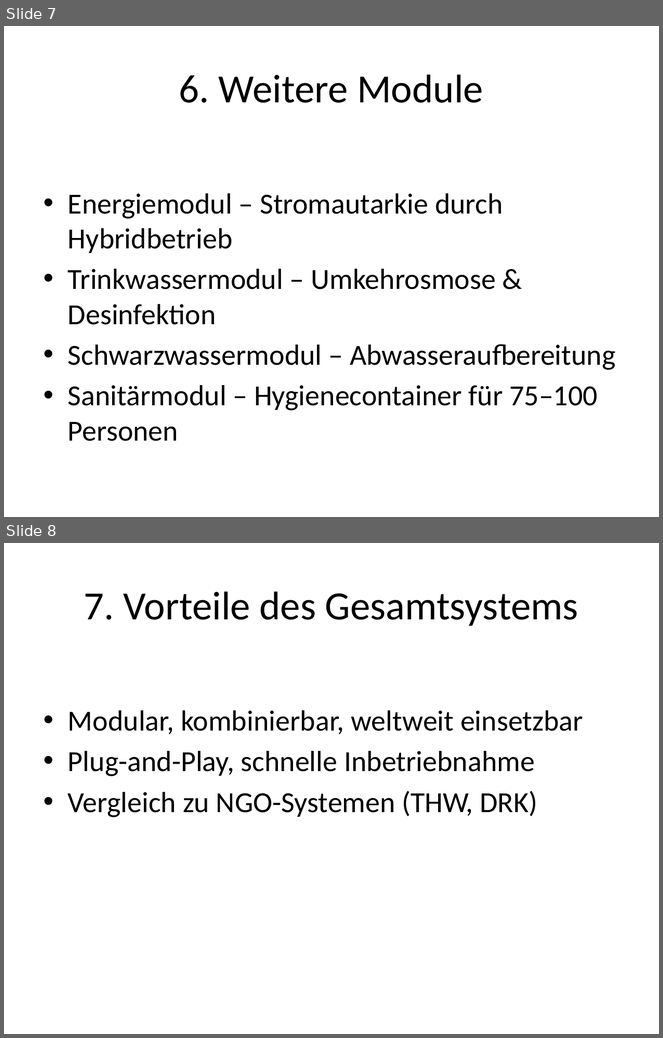
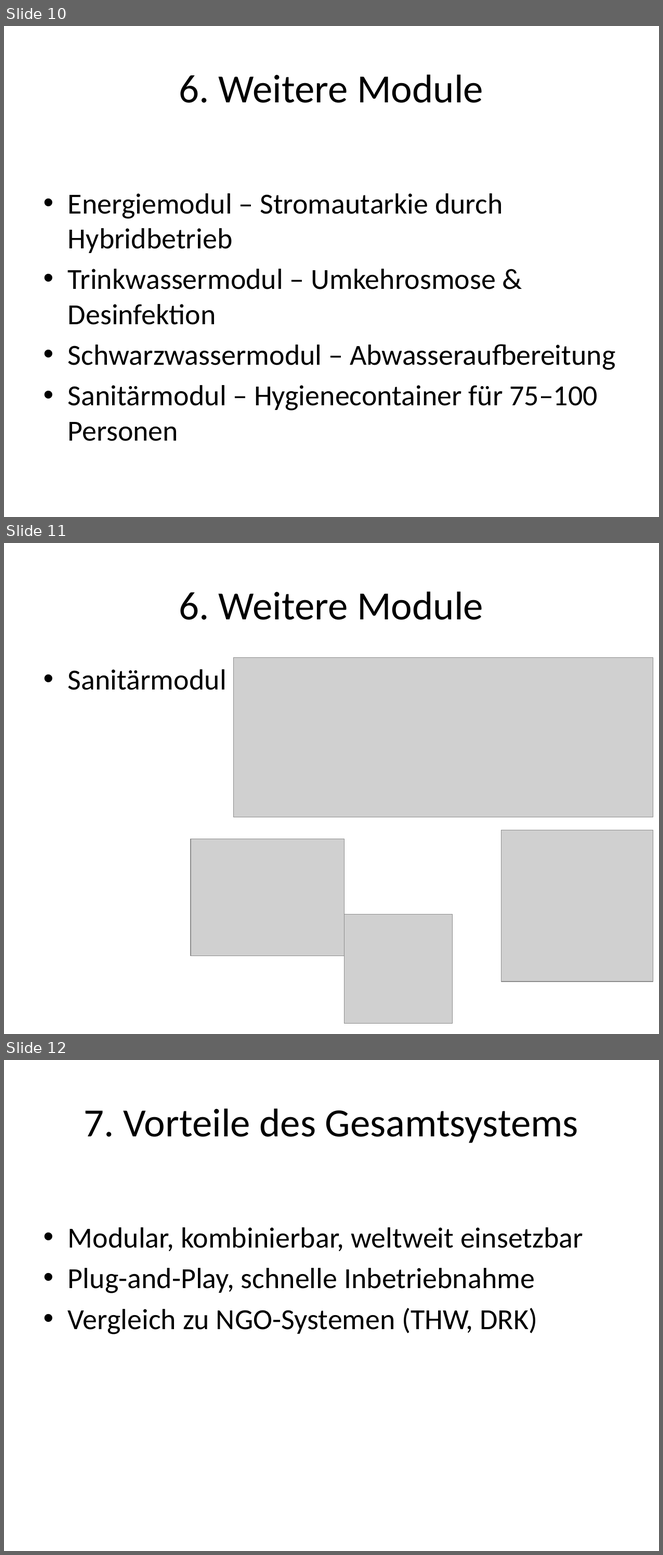
Before and after one commit to Beatlex/KaffeeContainer, a slide deck: Projektpräsentation/Powerpoint/Projektpraesentation_OffGrid_Containersystem_Gliederung.pptx. Shown one above the other, each under a label of ours: slides 7 and 8 before the commit, slides 10, 11 and 12 after it. The pictures are 663x1038 and 663x1555 pixels, drawn with LibreOffice and Linux fonts; fonts in the diff are those of the drawing; grey boxes stand for pictures. Boxes give left, top, right and bottom in pixels: in the first picture for what was removed or moved away, otherwise in the second. Text is boxed around its words. In the diff, an @@ line names an element or a change of style, - is before the commit and + after.

```diff
--- a/Projektpräsentation/Powerpoint/Projektpraesentation_OffGrid_Containersystem_Gliederung.pptx
+++ b/Projektpräsentation/Powerpoint/Projektpraesentation_OffGrid_Containersystem_Gliederung.pptx
@@ slide 11 added at bbox=[4, 543, 659, 1034], background #FFFFFF @@
@@ title added at bbox=[179, 591, 483, 620], 44 pt, text #000000 @@
+6. Weitere Module
@@ picture added at bbox=[233, 657, 652, 817] @@
@@ text added at bbox=[68, 669, 227, 690], 32 pt, text #000000 @@
+• Sanitärmodul
@@ picture added at bbox=[501, 830, 653, 982] @@
@@ picture added at bbox=[191, 839, 345, 956] @@
@@ picture added at bbox=[345, 914, 453, 1023] @@
@@ what was slide 7 is now slide 10 @@
@@ what was slide 8 is now slide 12 @@
```
Also in this commit, not shown: 3 slides changed, 3 other slides added, 1 other file.
